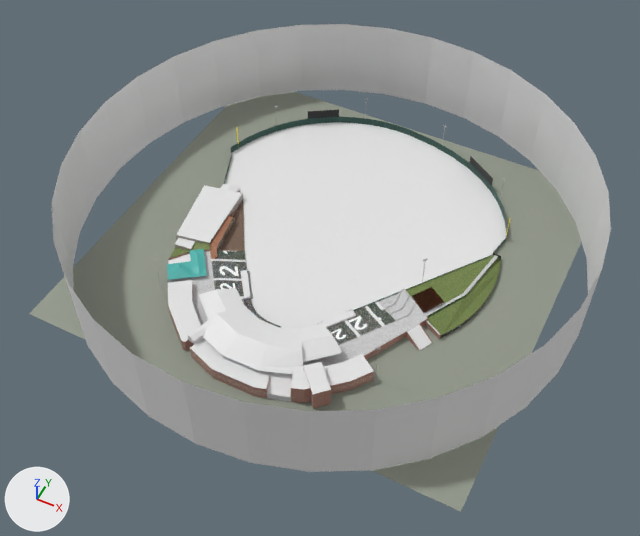
One commit to the Blender file bank_of_the_james_stadium/bank_of_the_james_stadium.blend: the scene before it, then after it.
Rendered twice from a 50 mm lens placed at (118.0, -215.0, 290.0), pointed at (4.0, 13.0, 4.0). The axes (+X, +Y, +Z) are drawn at lower left. The lights are the same throughout. The first picture is the older version.

Objects in the first picture: 'Stadium.002'.
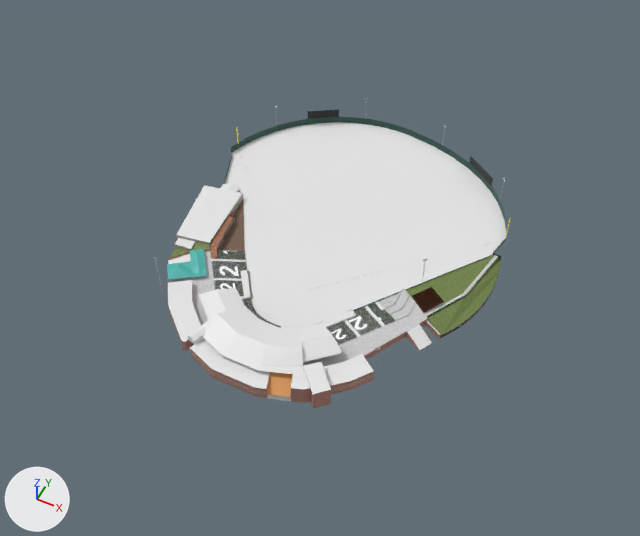
Commit message: Made changes to Bank of the James field

Boxes (x1, y1, x2, y2) around the edits, measured in the pictures (640 x 536 px; the box of a moved part takes in the faces that stretch with it):
'Stadium.002', reshaped
    before: (29, 24, 611, 512)
    after: (154, 98, 511, 409)
part 1 of me_cylinder_002, deleted
    before: (52, 24, 611, 472)
part 2 of me_cylinder_002, moved or reshaped
    before: (29, 92, 581, 512)
    after: (236, 129, 511, 289)
part 3 of me_cylinder_002, recoloured (white to orange)
    both: (267, 372, 293, 397)

The change, as a list of edits to the scene's bpy script:
```text
Add img_groundcover_sand_smooth1_jpg_001:
    img_groundcover_sand_smooth1_jpg_001 = load_image('Groundcover_Sand_Smooth1.jpg.001', 'Textures/Groundcover_Sand_Smooth1.jpg', 256, 256, 'sRGB')
Add mat_ground_cover:
    mat_ground_cover = principled_material('Ground Cover')
    mat_ground_cover.texture = img_groundcover_sand_smooth1_jpg_001
Change me_cylinder_002:
    used by ob_stadium_002; location = (-0.1, 31.2, 1.5); scale = (-373.0, -373.0, -373.0)
    remove me_cylinder_002.from_pydata(...)  # 8085 vertices, 4203 faces, 15 loose edges; spans x -0.305..0.305, y -0.305..0.305, z -0.104..0.006
    add me_cylinder_002.from_pydata(...)  # 8025 vertices, 4171 faces, 15 loose edges; spans x -0.199..0.191, y -0.232..0.229, z -0.055..0.006
    me_cylinder_002 part 1: the loose piece of 64 vertices spanning x -0.305..0.305, y -0.305..0.305, z -0.104..0.004 is deleted
    me_cylinder_002 part 2: 2 vertices moved within x -0.157, y -0.043, z 0.004; 12 vertices removed from x -0.271..0.256, y -0.249..0.255, z 0.005; 16 vertices added at x -0.186..0.187, y -0.103..0.077, z 0.004
    me_cylinder_002 part 3: 65 faces spanning x -0.17..0.165, y -0.02..0.229, z -0.022..0.005 switch from no material to mat_ground_cover (picture img_groundcover_sand_smooth1_jpg_001)
```
